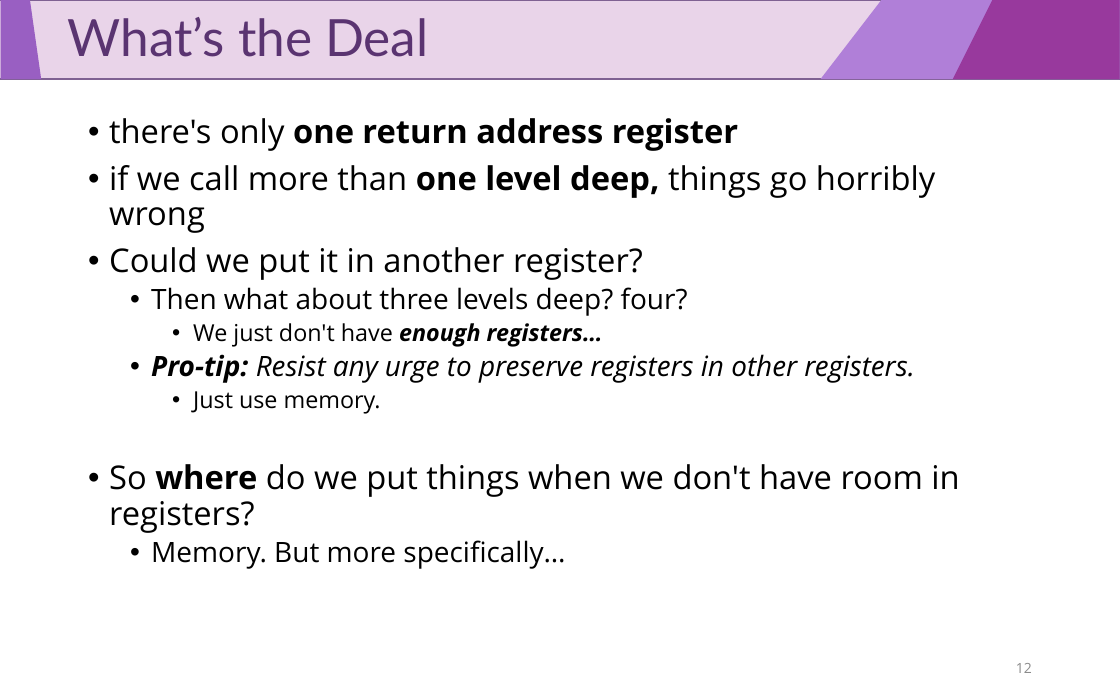
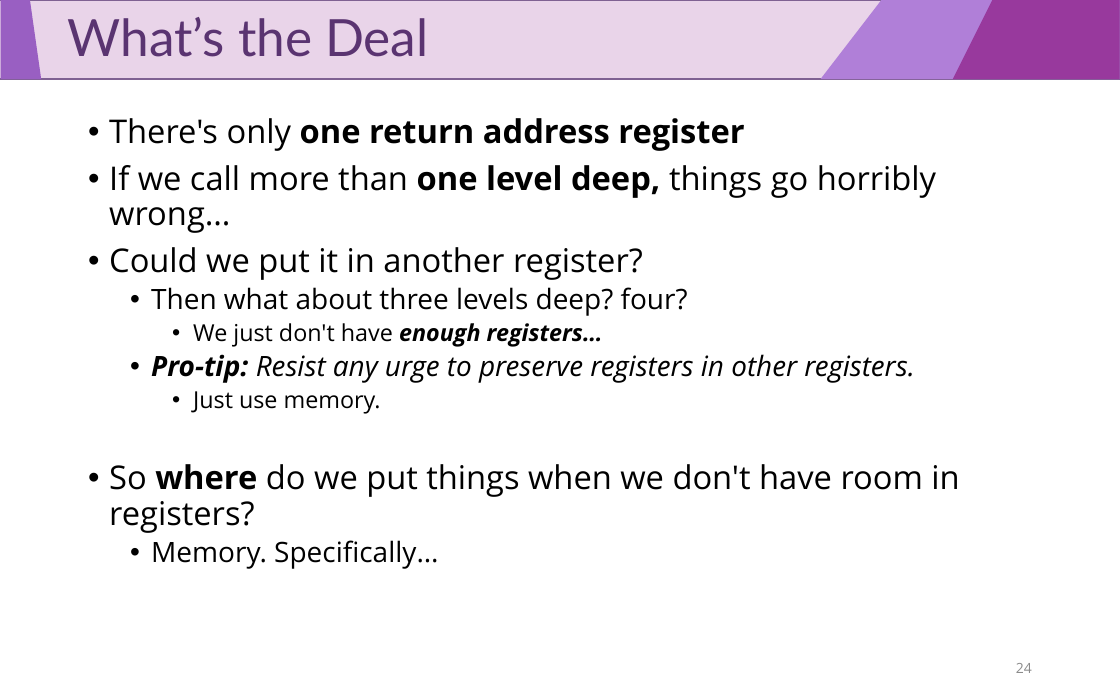
Before and after one commit to luisfnqoliveira/cs447-1, a slide deck: slide 24 of slides/08_CS0447_Functions.pptx (slide 12 before the commit). Drawn at 1120x700 pixels with LibreOffice and Linux fonts; fonts in the diff are those of the drawing. Boxes give left, top, right and bottom in pixels: in the first picture for what was removed or moved away, otherwise in the second. Text is boxed around its words. In the diff, an @@ line names an element or a change of style, - is before the commit and + after.

```diff
--- a/slides/08_CS0447_Functions.pptx
+++ b/slides/08_CS0447_Functions.pptx
@@ text at bbox=[109, 118, 936, 233]: text changed @@
-• there's only one return address register
-• if we call more than one level deep, things go horribly wrong
+• There's only one return address register
+• If we call more than one level deep, things go horribly wrong…
@@ text at bbox=[151, 540, 438, 569]: text changed @@
-  • Memory. But more specifically…
+  • Memory. Specifically…
@@ page number at bbox=[1016, 663, 1032, 673]: text changed @@
-12
+24
```
Also in this commit, not shown: 4 other slides changed, 4 other files.
